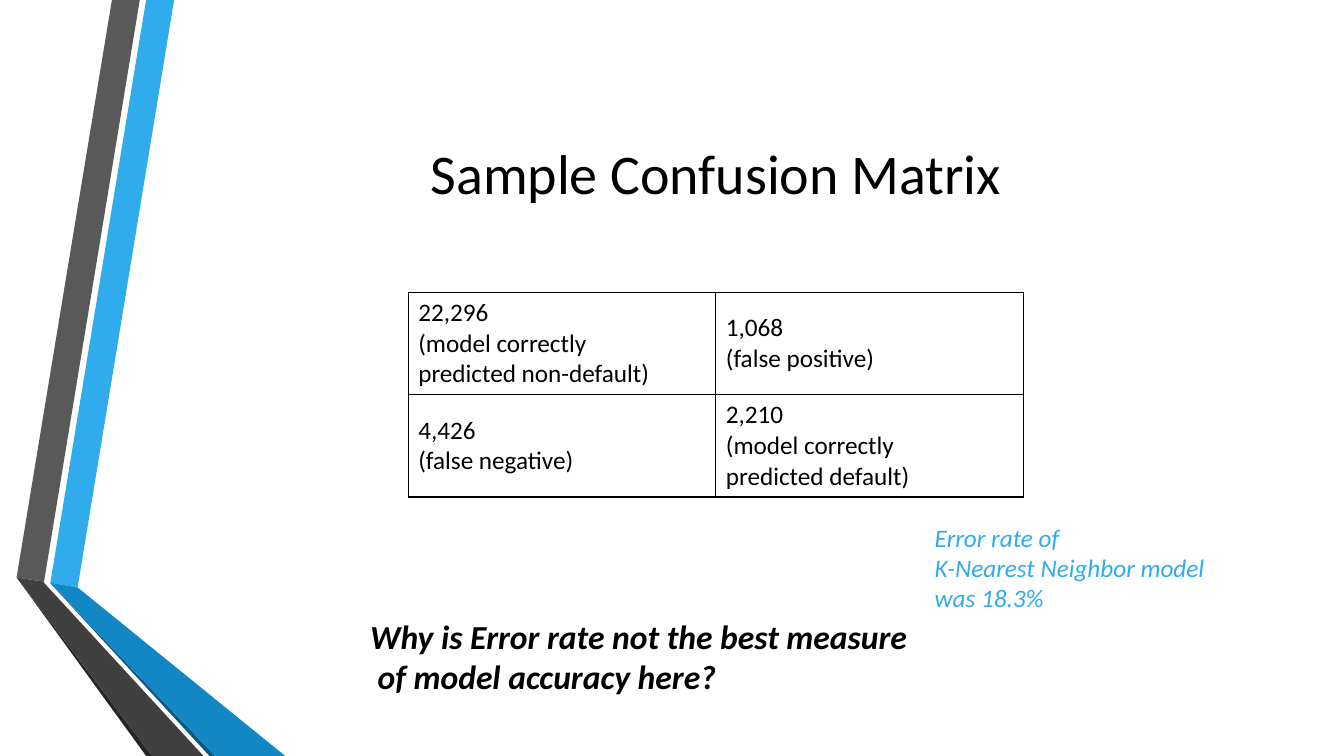
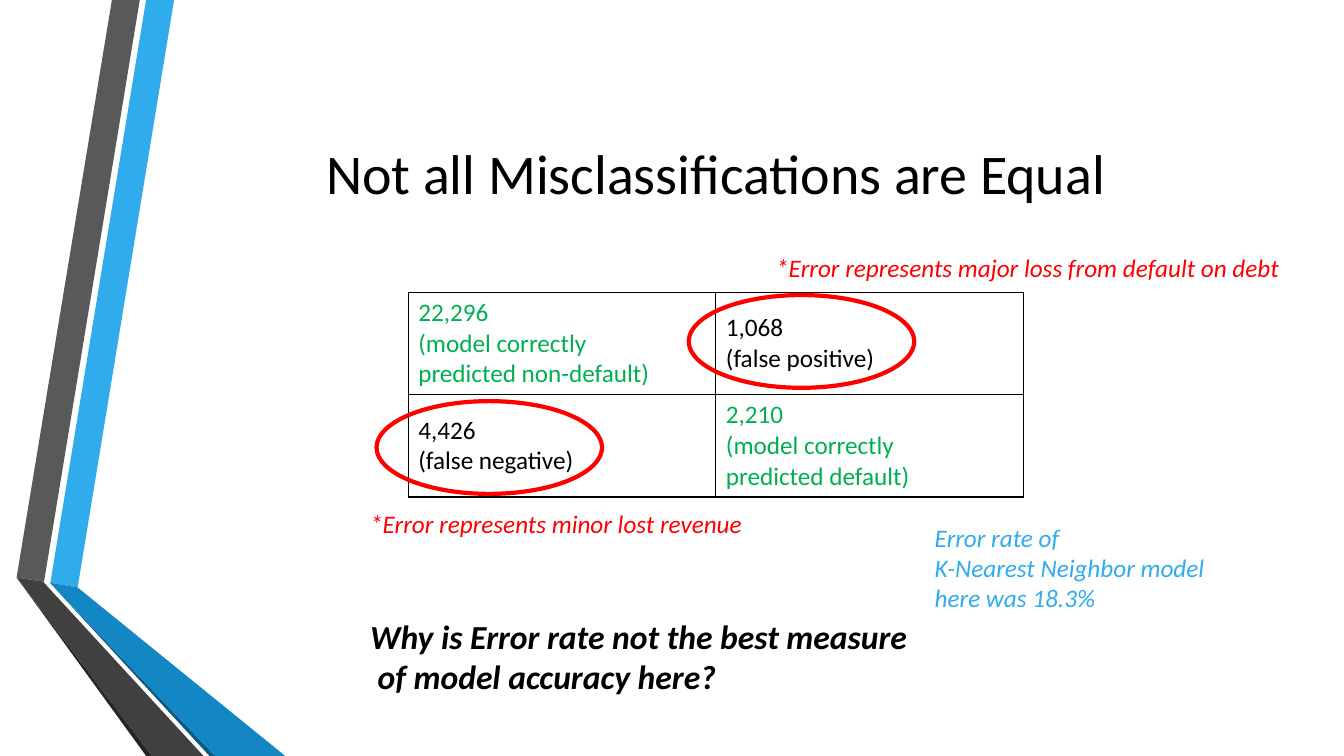
Before and after one commit to jb08/credit_card_default_ML, a slide deck: slide 4 of Predicting_Credit_Card_defaults.pptx. Drawn at 1344x756 pixels with LibreOffice and Linux fonts; fonts in the diff are those of the drawing; background and template pictures are left out. Boxes give left, top, right and bottom in pixels: in the first picture for what was removed or moved away, otherwise in the second. Text is boxed around its words. In the diff, an @@ line names an element or a change of style, - is before the commit and + after.

```diff
--- a/Predicting_Credit_Card_defaults.pptx
+++ b/Predicting_Credit_Card_defaults.pptx
@@ title at [326, 155, 1105, 203]: text changed @@
-Sample Confusion Matrix
+Not all Misclassifications are Equal
@@ text added at [776, 259, 1278, 282], 18 pt, text #FF0000, italic @@
+  *Error represents major loss from default on debt
@@ table at [408, 292, 1023, 494] @@
@@ text colour #000000 to #00B050 in "22,296", "(model correctly", "predicted non-default)", "2,210" and 2 more places @@
@@ ellipse added at [689, 295, 914, 388], outline #FF0000 3 pt @@
@@ ellipse added at [377, 401, 603, 494], outline #FF0000 3 pt @@
@@ text added at [370, 515, 742, 537], 18 pt, text #FF0000, italic @@
+  *Error represents minor lost revenue
@@ text at [935, 589, 1095, 607]: text changed @@
-  was 18.3%
+  here was 18.3%
```
Also in this commit, not shown: 5 other slides changed, 3 slides added, 1 slide removed, 2 other files.
